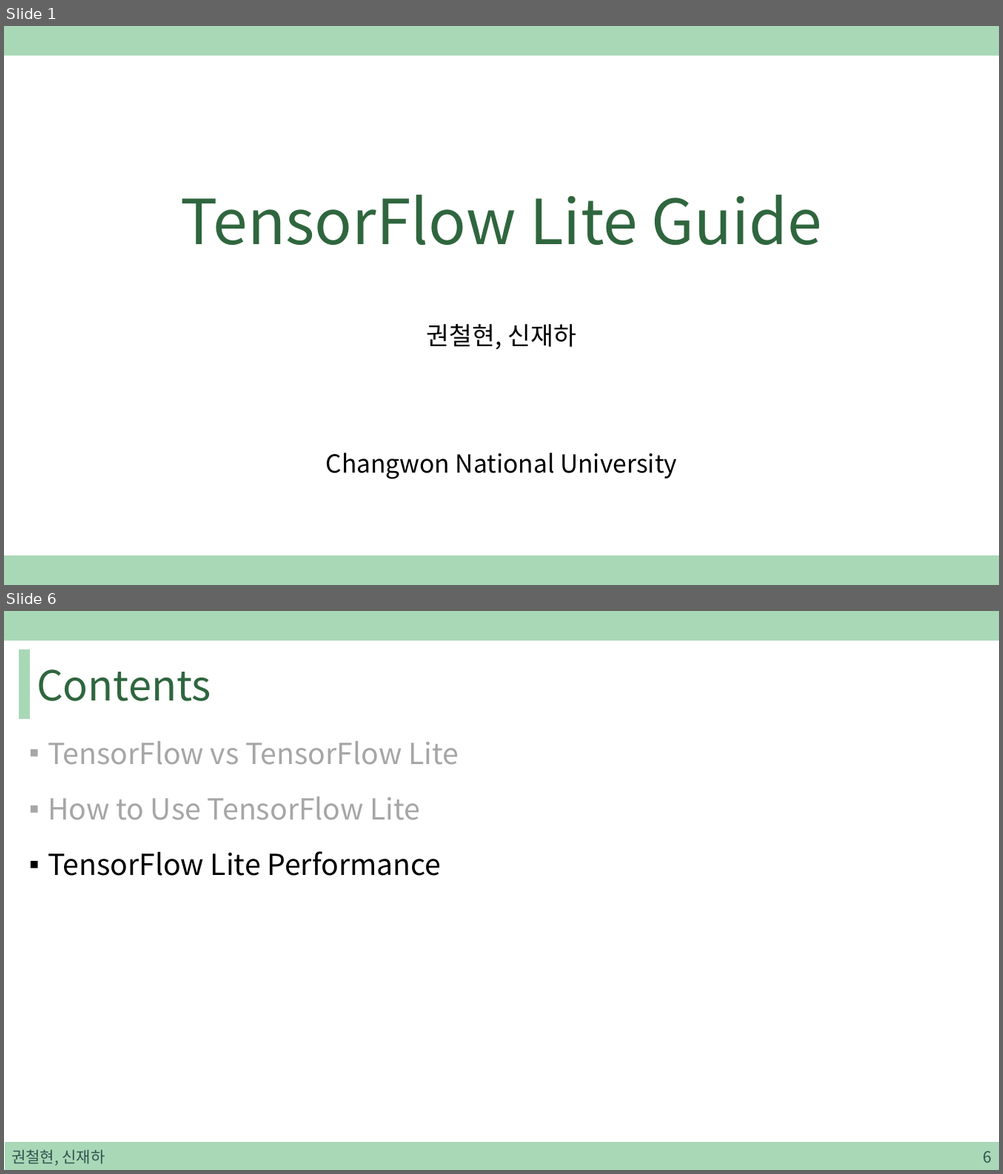
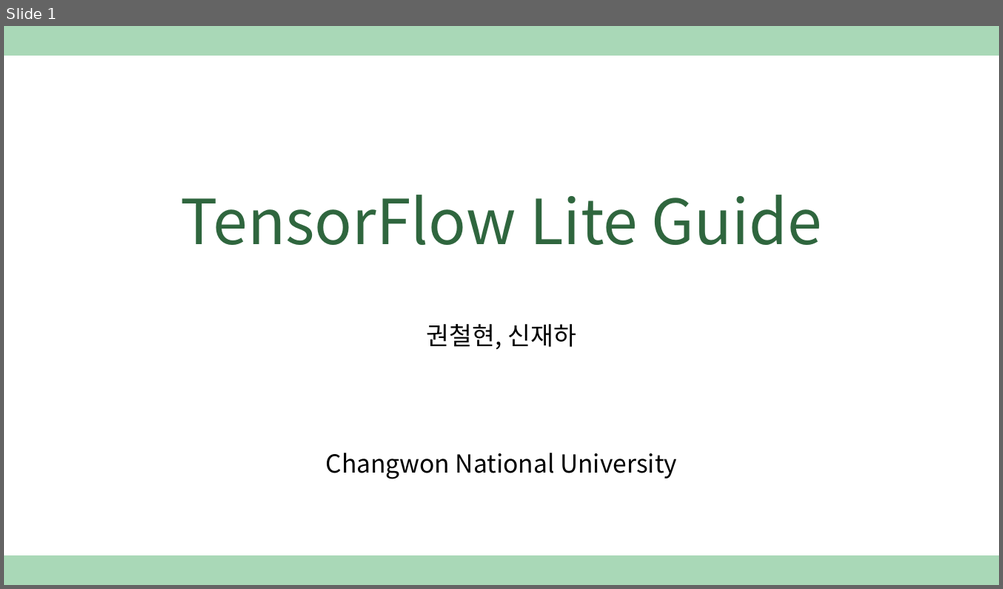
Before and after one commit to sjh4287/capston, a slide deck: 2022.01.07/TensorFlow Lite Guide.pptx. Shown one above the other, each under a label of ours: slides 1 and 6 before the commit, slide 1 after it; the slides between them are not shown. The pictures are 1003x1174 and 1003x589 pixels, drawn with LibreOffice and Linux fonts; fonts in the diff are those of the drawing. Boxes give left, top, right and bottom in pixels: in the first picture for what was removed or moved away, otherwise in the second. Text is boxed around its words. In the diff, an @@ line names an element or a change of style, - is before the commit and + after.

```diff
--- a/2022.01.07/TensorFlow Lite Guide.pptx
+++ b/2022.01.07/TensorFlow Lite Guide.pptx
@@ slide 6 removed at [4,611,999,1170], background #FFFFFF; not listed: 1 template element that a slide beside it also shows @@
@@ rectangle removed at [20,649,29,718] @@
@@ title removed at [37,669,211,701] @@
-Contents
@@ text removed at [48,741,458,876] @@
-▪ TensorFlow vs TensorFlow Lite
-▪ How to Use TensorFlow Lite
-▪ TensorFlow Lite Performance
@@ rectangle removed at [5,1143,999,1170] @@
@@ text removed at [11,1150,105,1166] @@
-권철현, 신재하
@@ page number removed at [982,1151,991,1163] @@
-6
```
Also in this commit, not shown: 4 other slides removed, 1 other file.
